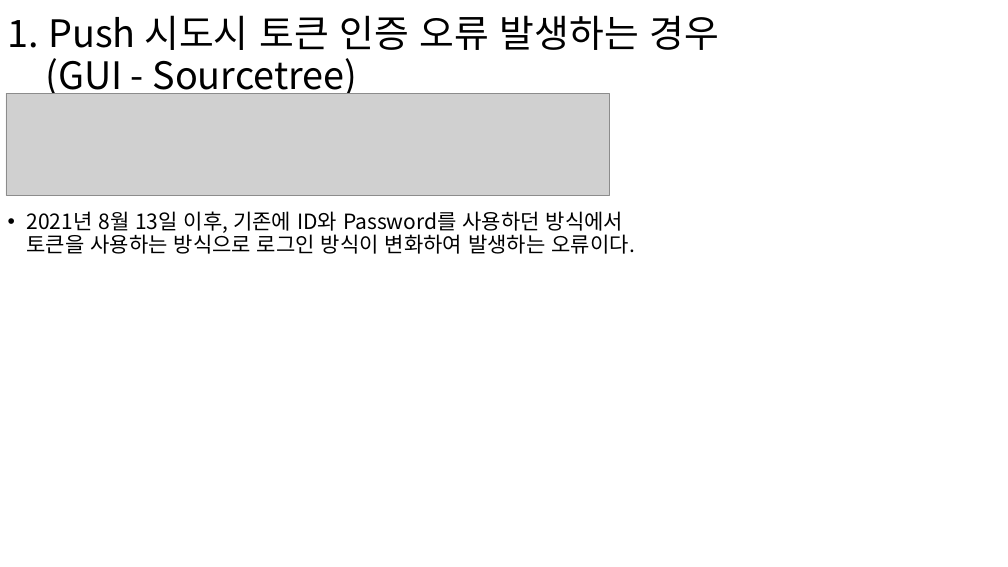
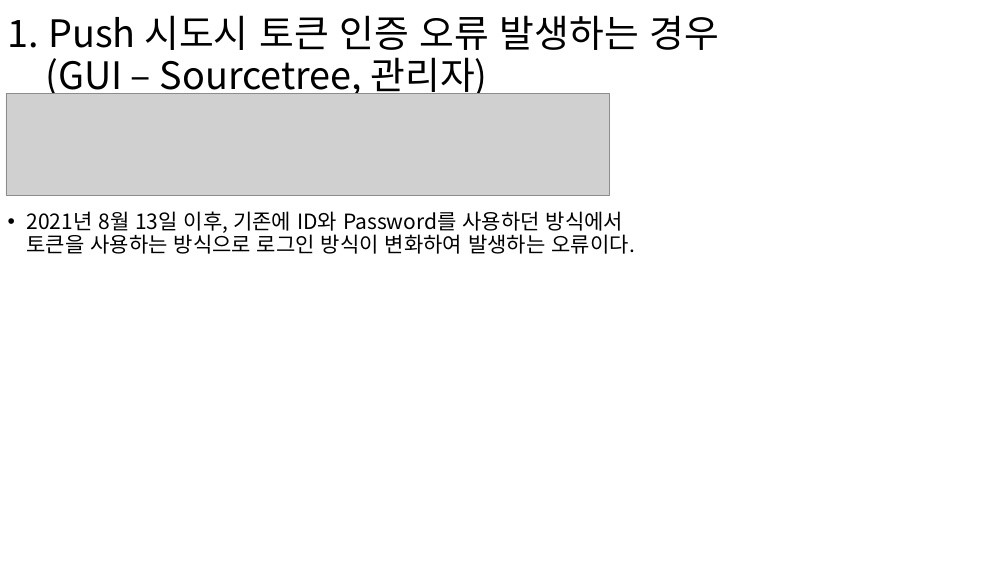
Before and after one commit to wlscks92/WTTest, a slide deck: slide 2 of Git_문제점_정리.pptx. Drawn at 1008x567 pixels with LibreOffice and Linux fonts; fonts in the diff are those of the drawing; grey boxes stand for pictures. Boxes give left, top, right and bottom in pixels: in the first picture for what was removed or moved away, otherwise in the second. Text is boxed around its words. In the diff, an @@ line names an element or a change of style, - is before the commit and + after.

Commit message:
[240423] Git_문제점_정리.pptx 업데이트
관리자 시점에서 다른 사용자에게 프로젝트의 push 권한을 주는 방법 기술

```diff
--- a/Git_문제점_정리.pptx
+++ b/Git_문제점_정리.pptx
@@ title at (x1=8, y1=15, x2=719, y2=100): text changed @@
-1. Push 시도시 토큰 인증 오류 발생하는 경우
-(GUI - Sourcetree)
+1. Push 시도시 토큰 인증 오류 발생하는 경우
+(GUI – Sourcetree, 관리자)
```
Also in this commit, not shown: 1 other slide changed, 2 slides added.
